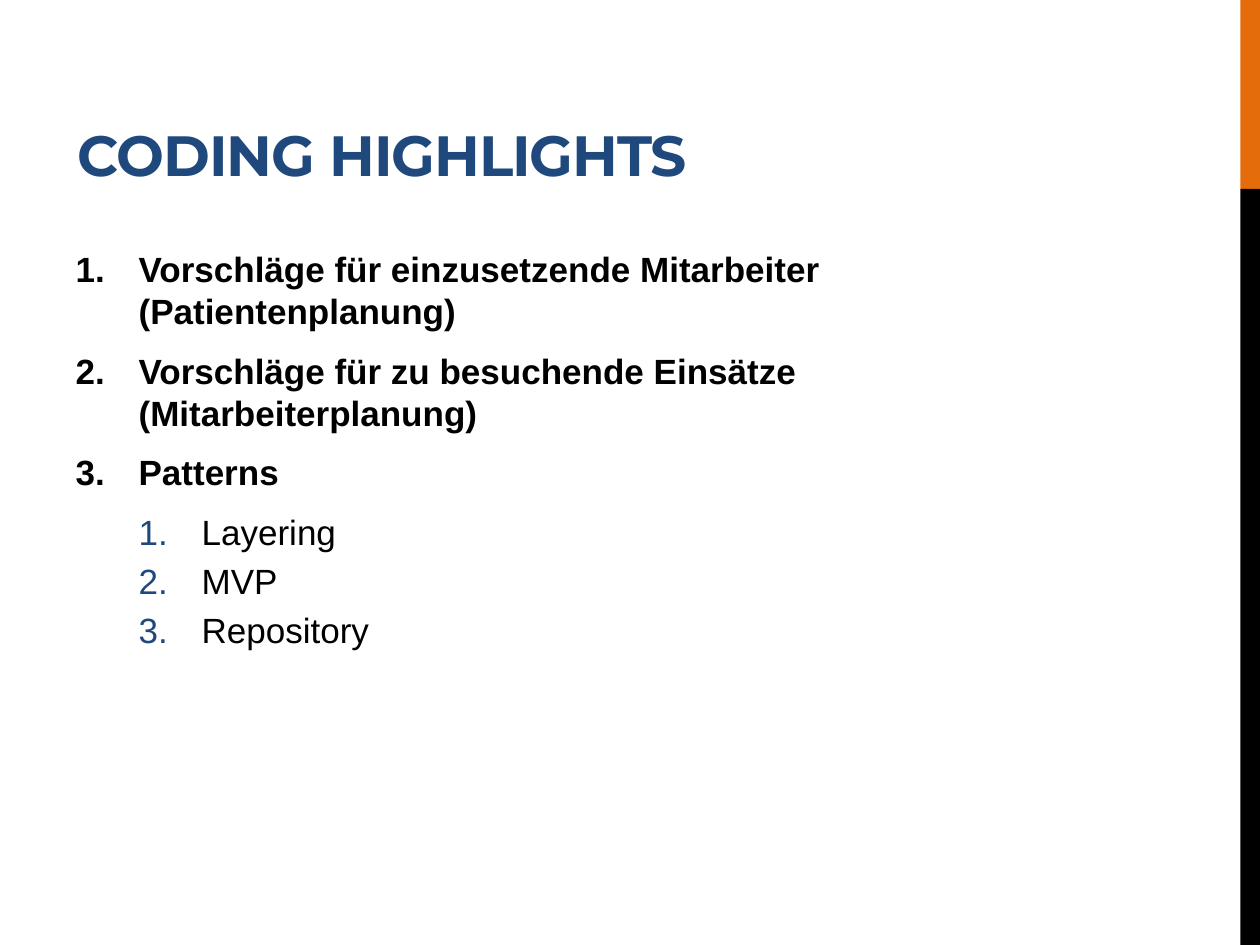
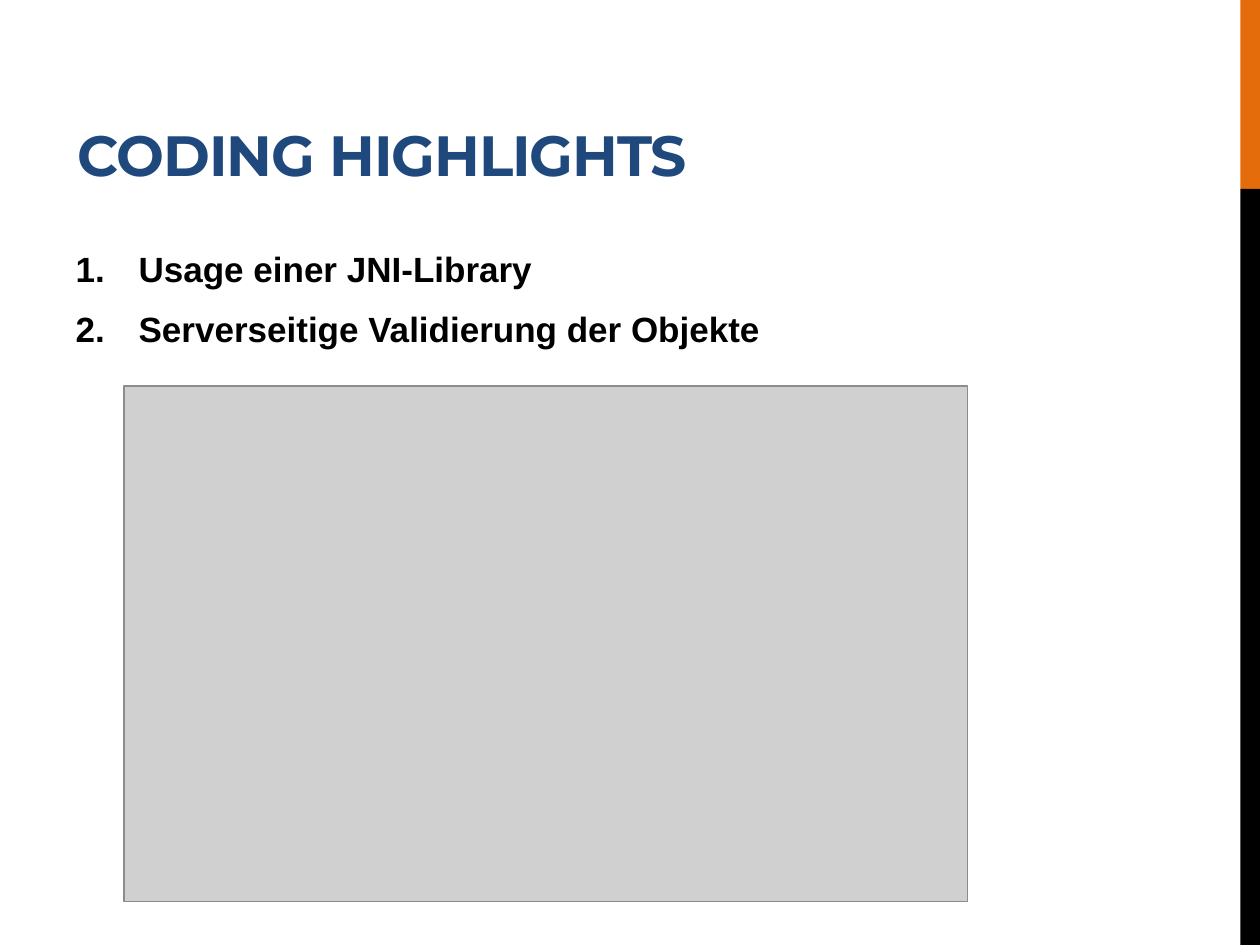
Before and after one commit to LukasSeglias/ticket-recognition-web, a slide deck: slide 5 of doc/presentation.pptx. Drawn at 1260x945 pixels with LibreOffice and Linux fonts; fonts in the diff are those of the drawing; grey boxes stand for pictures. Boxes give left, top, right and bottom in pixels: in the first picture for what was removed or moved away, otherwise in the second. Text is boxed around its words. In the diff, an @@ line names an element or a change of style, - is before the commit and + after.

Commit message:
Updated presentation

```diff
--- a/doc/presentation.pptx
+++ b/doc/presentation.pptx
@@ text at box(139, 256, 759, 349): text changed @@
-1. Vorschläge für einzusetzende Mitarbeiter (Patientenplanung)
-2. Vorschläge für zu besuchende Einsätze (Mitarbeiterplanung)
-3. Patterns
-  1. Layering
-  2. MVP
-  3. Repository
+1. Usage einer JNI-Library
+2. Serverseitige Validierung der Objekte
@@ picture added at box(123, 386, 966, 901) @@
```
Also in this commit, not shown: 2 other slides changed.
